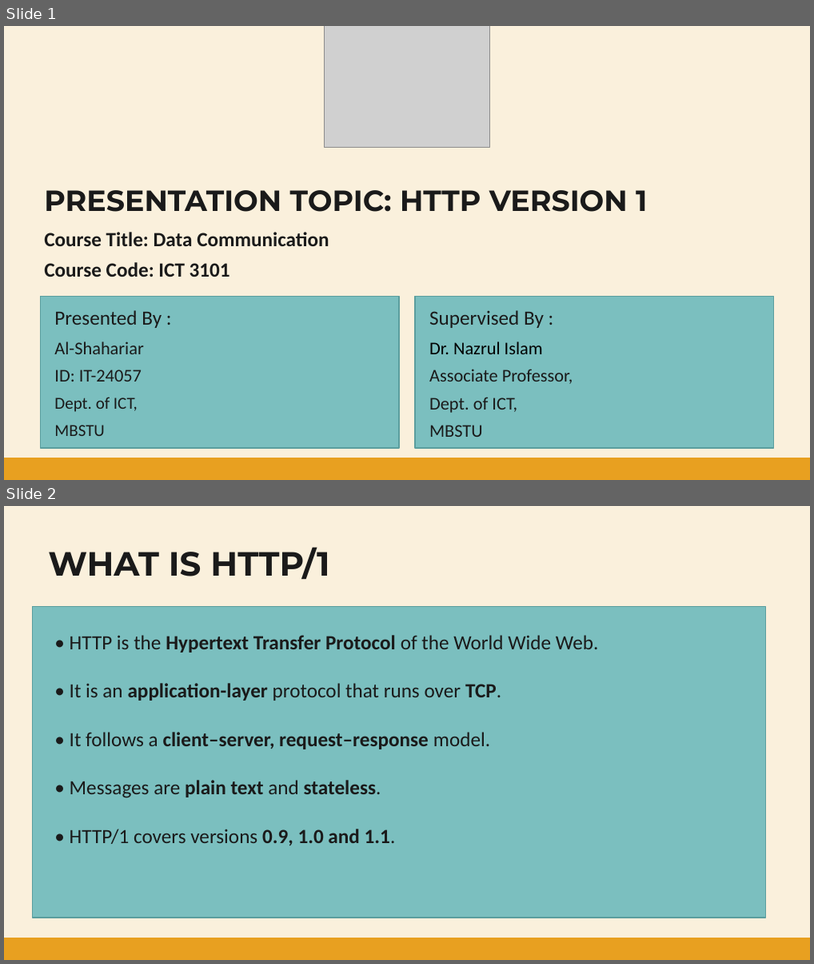
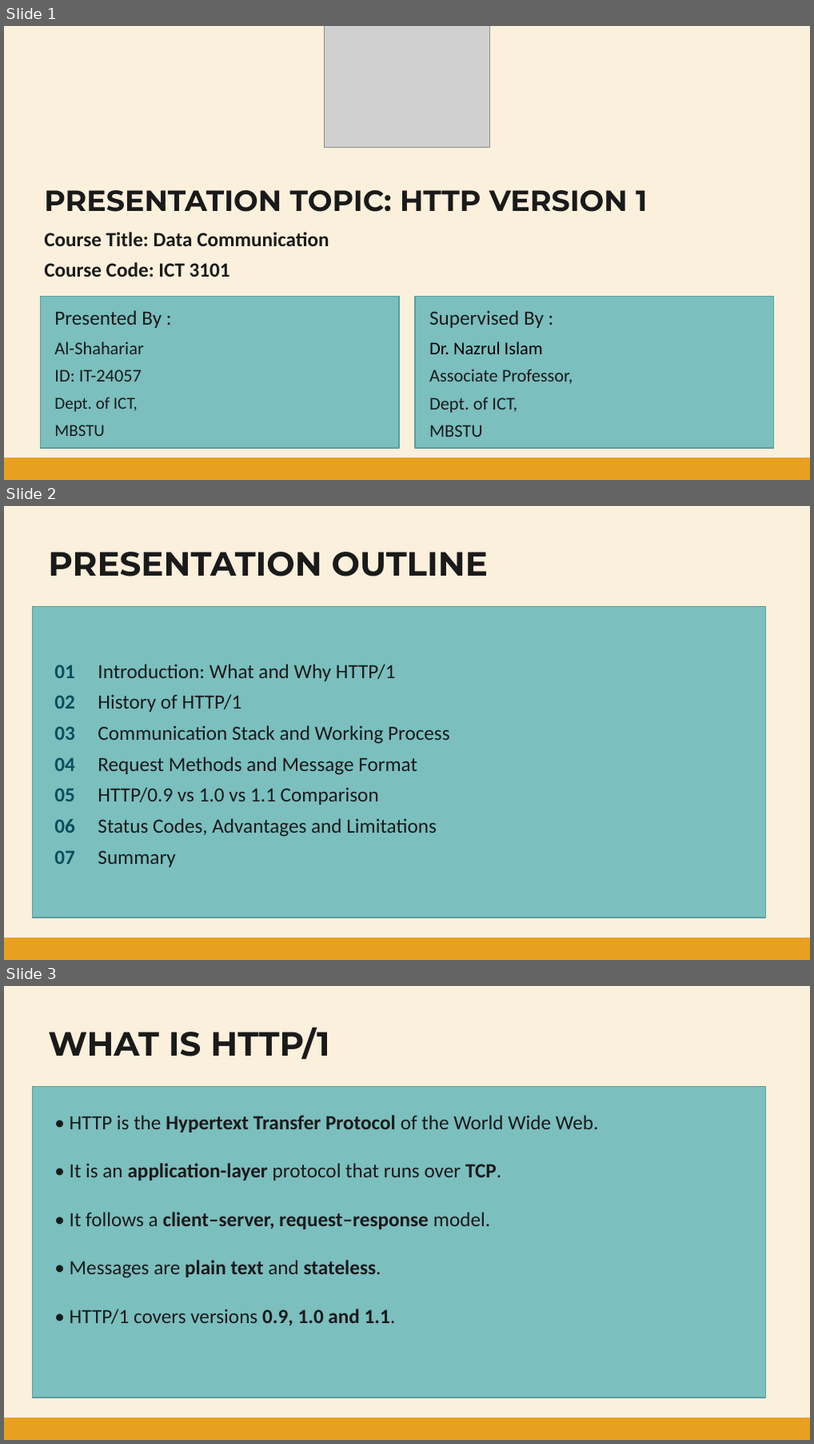
Before and after one commit to Shahariar6172/Data-Communication-HTTP_Version1_presentation, a slide deck: HTTP_Version1_presentation.pptx. Shown one above the other, each under a label of ours: slides 1 and 2 before the commit, slides 1, 2 and 3 after it. The pictures are 814x964 and 814x1444 pixels, drawn with LibreOffice and Linux fonts; fonts in the diff are those of the drawing; grey boxes stand for pictures. Boxes give left, top, right and bottom in pixels: in the first picture for what was removed or moved away, otherwise in the second. Text is boxed around its words. In the diff, an @@ line names an element or a change of style, - is before the commit and + after.

Commit message:
Add  Presentation

```diff
--- a/HTTP_Version1_presentation.pptx
+++ b/HTTP_Version1_presentation.pptx
@@ slide 2 added at [4,506,810,960], background #FAF0DC @@
@@ text added at [48,552,488,576], 30 pt, text #1A1A1A, bold @@
+PRESENTATION OUTLINE
@@ rectangle added at [32,607,766,917], fill #7BBFBF, outline #5A9E9E 1 pt @@
@@ text added at [54,664,450,867], 18 pt, text #1A1A1A @@
+01 Introduction: What and Why HTTP/1
+02 History of HTTP/1
+03 Communication Stack and Working Process
+04 Request Methods and Message Format
+05 HTTP/0.9 vs 1.0 vs 1.1 Comparison
+06 Status Codes, Advantages and Limitations
+07 Summary
@@ rectangle added at [4,937,810,960], fill #E8A020, outline #E8A020 1 pt @@
@@ what was slide 2 is now slide 3 @@
```
Also in this commit, not shown: 1 other file.
